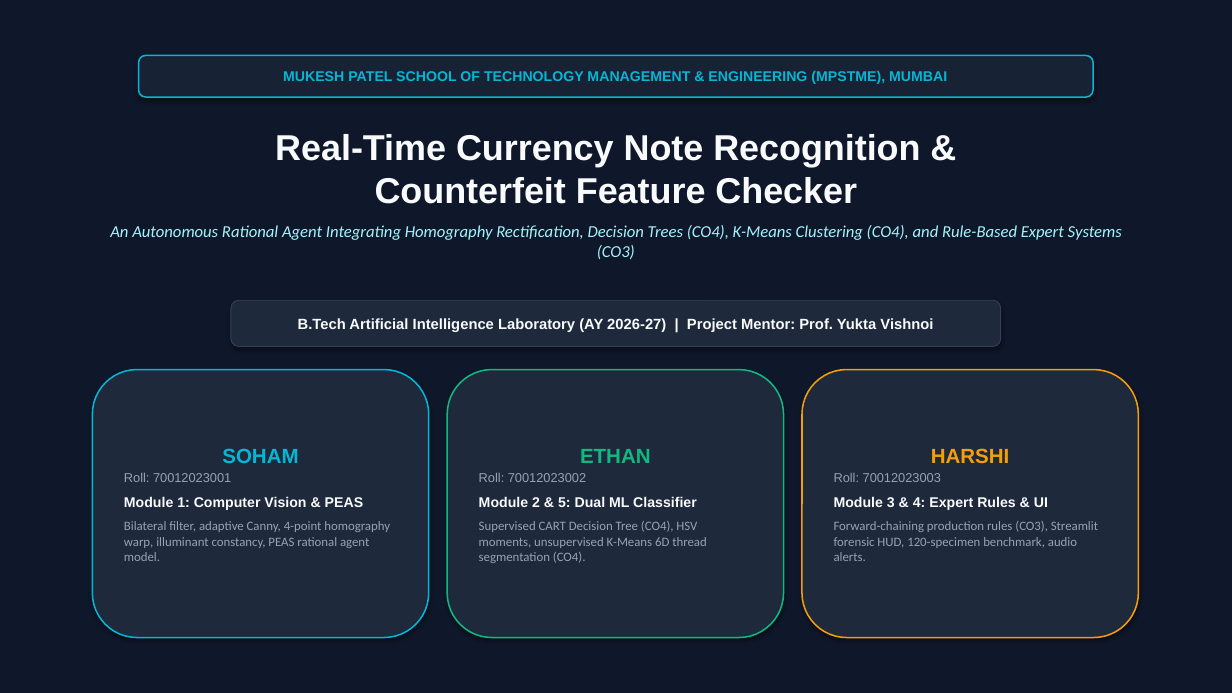
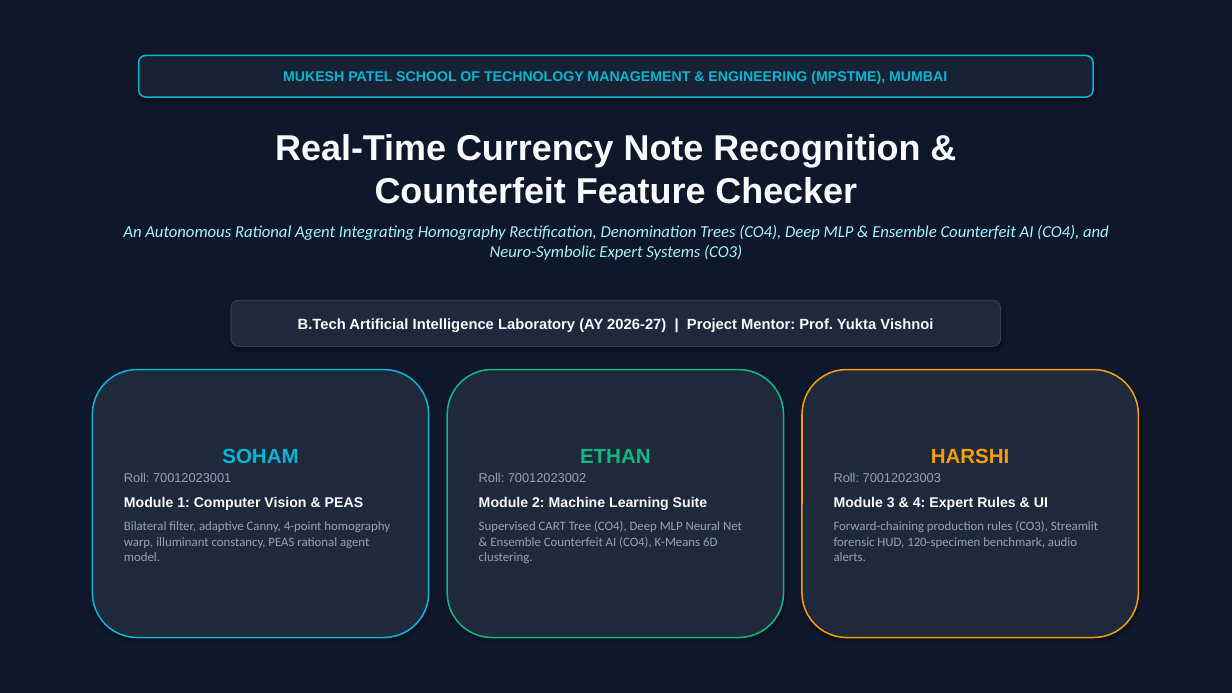
Before and after one commit to Soham51826/real-time-currency-counterfeit-checker, a slide deck: slide 1 of CurrencyGuard_AI_Defense_Presentation.pptx. Drawn at 1232x693 pixels with LibreOffice and Linux fonts; fonts in the diff are those of the drawing. Boxes give left, top, right and bottom in pixels: in the first picture for what was removed or moved away, otherwise in the second. Text is boxed around its words. In the diff, an @@ line names an element or a change of style, - is before the commit and + after.

```diff
--- a/CurrencyGuard_AI_Defense_Presentation.pptx
+++ b/CurrencyGuard_AI_Defense_Presentation.pptx
@@ text at [123,225,1109,260]: text changed @@
-An Autonomous Rational Agent Integrating Homography Rectification, Decision Trees (CO4), K-Means Clustering (CO4), and Rule-Based Expert Systems (CO3)
+An Autonomous Rational Agent Integrating Homography Rectification, Denomination Trees (CO4), Deep MLP & Ensemble Counterfeit AI (CO4), and Neuro-Symbolic Expert Systems (CO3)
@@ text in rounded rectangle at [479,496,742,563]: text changed @@
-Module 2 & 5: Dual ML Classifier
-Supervised CART Decision Tree (CO4), HSV moments, unsupervised K-Means 6D thread segmentation (CO4).
+Module 2: Machine Learning Suite
+Supervised CART Tree (CO4), Deep MLP Neural Net & Ensemble Counterfeit AI (CO4), K-Means 6D clustering.
```
Also in this commit, not shown: 3 other slides changed, 26 other files.
